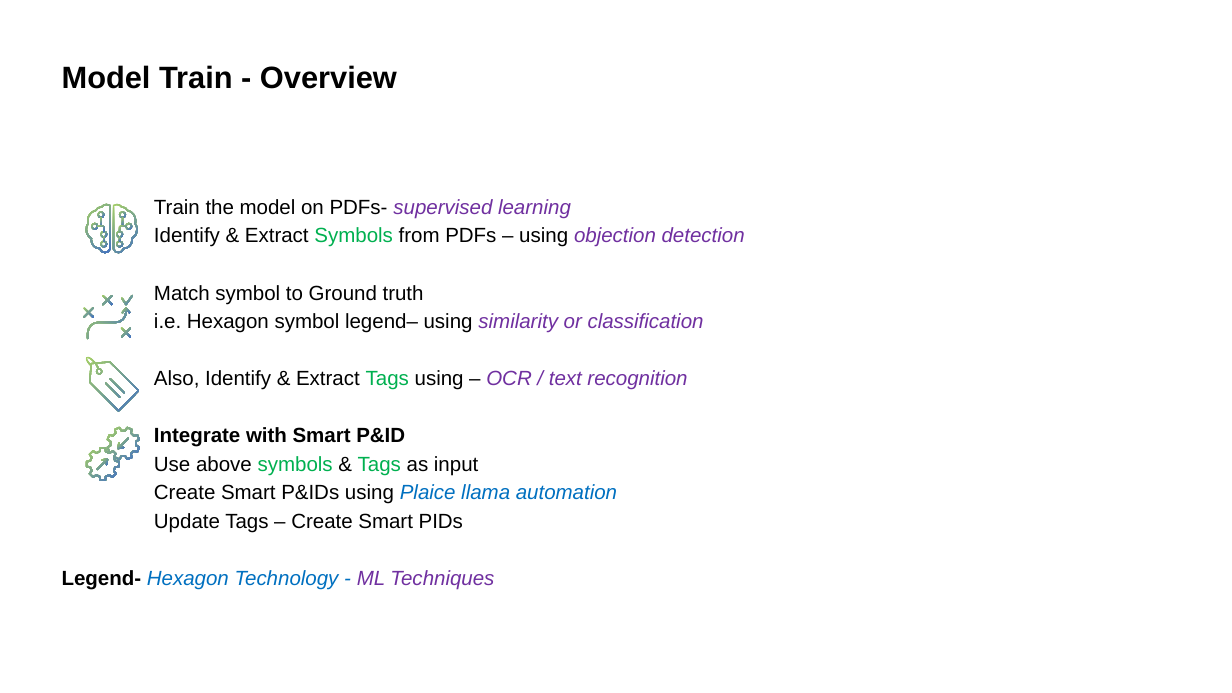
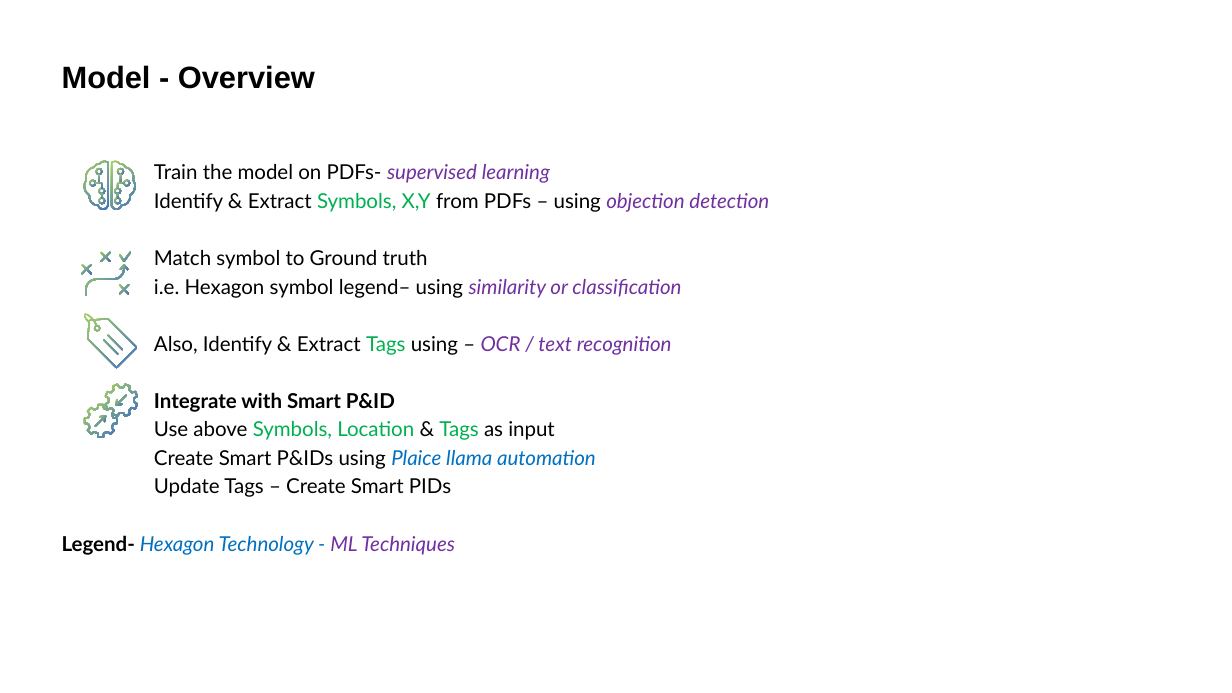
Before and after one commit to Tech4-Good/Step01_Learning, a slide deck: slide 13 of 04_ComputerVision/01_POC_Hexagon_AI_PID/AI for PDF extraction.pptx. Drawn at 1232x693 pixels with LibreOffice and Linux fonts; fonts in the diff are those of the drawing; background and template pictures are left out. Boxes give left, top, right and bottom in pixels: in the first picture for what was removed or moved away, otherwise in the second. Text is boxed around its words. In the diff, an @@ line names an element or a change of style, - is before the commit and + after.

```diff
--- a/04_ComputerVision/01_POC_Hexagon_AI_PID/AI for PDF extraction.pptx
+++ b/04_ComputerVision/01_POC_Hexagon_AI_PID/AI for PDF extraction.pptx
@@ title at [62, 65, 315, 89]: text changed @@
-Model Train - Overview
+Model - Overview
@@ text "Train the model on PDFs- ...": place and size @@
-text "Train the model on PDFs- ..." at [62, 199, 745, 590]
+text "Train the model on PDFs- ..." at [62, 164, 769, 555]
@@ text at [62, 164, 681, 555]: font Arial to Lato in "Train the model on PDFs- supervised learning", "Match symbol to Ground truth", "i.e. Hexagon symbol legend– using similarity or ...", "Also, Identify & Extract Tags using – ..." and 4 more places @@
@@ 10 freeform shapes: place and size @@
-10 freeform shapes at [86, 204, 131, 466]
+10 freeform shapes at [83, 161, 128, 422]
@@ 27 freeform shapes: place and size @@
-27 freeform shapes at [83, 204, 140, 482]
+27 freeform shapes at [81, 161, 138, 438]
@@ text at [154, 193, 769, 212]: text changed; font Arial to Lato @@
-Identify & Extract Symbols from PDFs – using objection detection
+Identify & Extract Symbols, X,Y from PDFs – using objection detection
@@ freeform shape: place and size @@
-freeform shape at [117, 437, 129, 449]
+freeform shape at [116, 395, 128, 407]
@@ text at [154, 421, 555, 440]: text changed; font Arial to Lato; text colour #000000 to #00B050 @@
-Use above symbols & Tags as input
+Use above Symbols, Location & Tags as input
```
Also in this commit, not shown: 13 other slides changed, 9 slides added, 3 slides removed, 5 other files.
